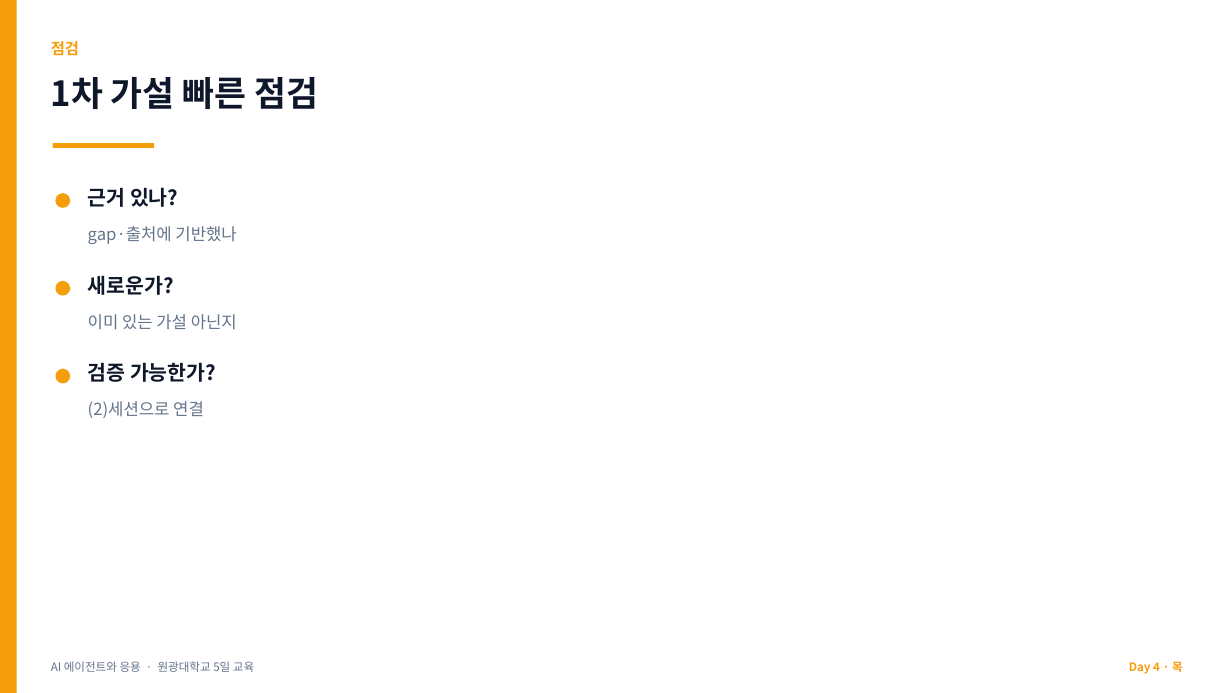
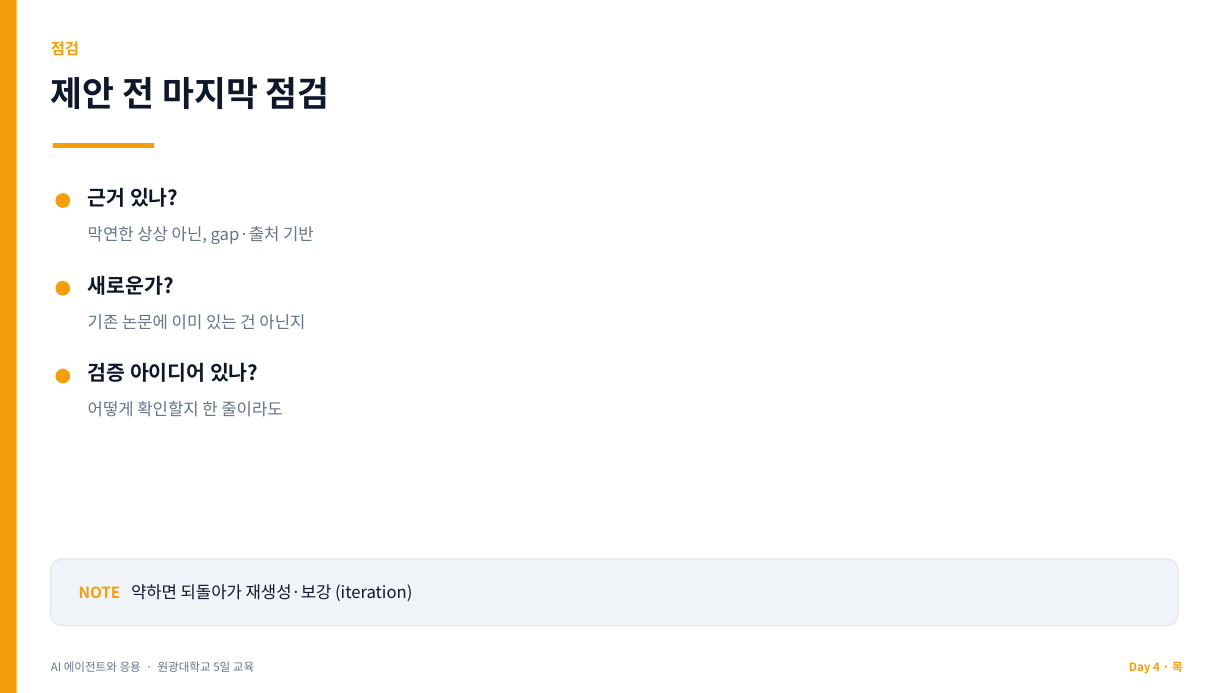
Before and after one commit to jyshin-22/wku-ai-agent-program, a slide deck: slide 22 of slides/day4.pptx (slide 16 before the commit). Drawn at 1232x693 pixels with LibreOffice and Linux fonts; fonts in the diff are those of the drawing. Boxes give left, top, right and bottom in pixels: in the first picture for what was removed or moved away, otherwise in the second. Text is boxed around its words. In the diff, an @@ line names an element or a change of style, - is before the commit and + after.

```diff
--- a/slides/day4.pptx
+++ b/slides/day4.pptx
@@ text at [51, 77, 330, 109]: text changed @@
-1차 가설 빠른 점검
+제안 전 마지막 점검
@@ text at [88, 226, 314, 244]: text changed @@
-gap·출처에 기반했나
+막연한 상상 아닌, gap·출처 기반
@@ text at [88, 314, 305, 330]: text changed @@
-이미 있는 가설 아닌지
+기존 논문에 이미 있는 건 아닌지
@@ text at [88, 362, 258, 382]: text changed @@
-검증 가능한가?
+검증 아이디어 있나?
@@ text at [88, 401, 282, 417]: text changed @@
-(2)세션으로 연결
+어떻게 확인할지 한 줄이라도
@@ rounded rectangle added at [51, 559, 1178, 626], fill #F1F5F9, outline #E2E8F0 1 pt @@
@@ text added at [79, 584, 412, 601], 13 pt, text #0F172A @@
+NOTE 약하면 되돌아가 재생성·보강 (iteration)
```
Also in this commit, not shown: 19 other slides changed, 3 slides added, 2 slides removed, 8 other files.
